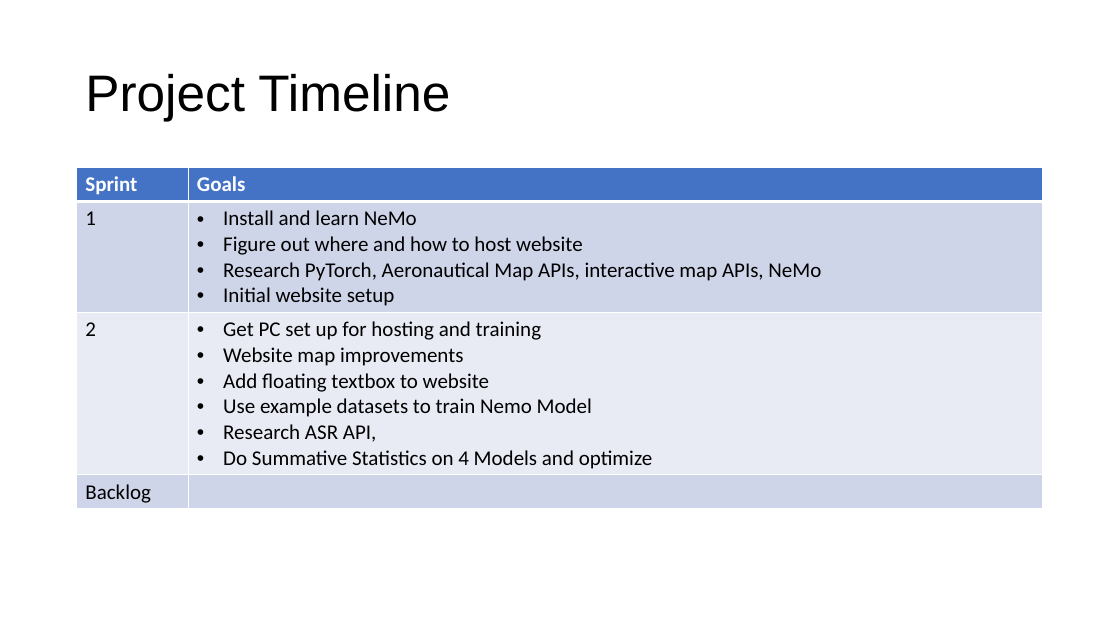
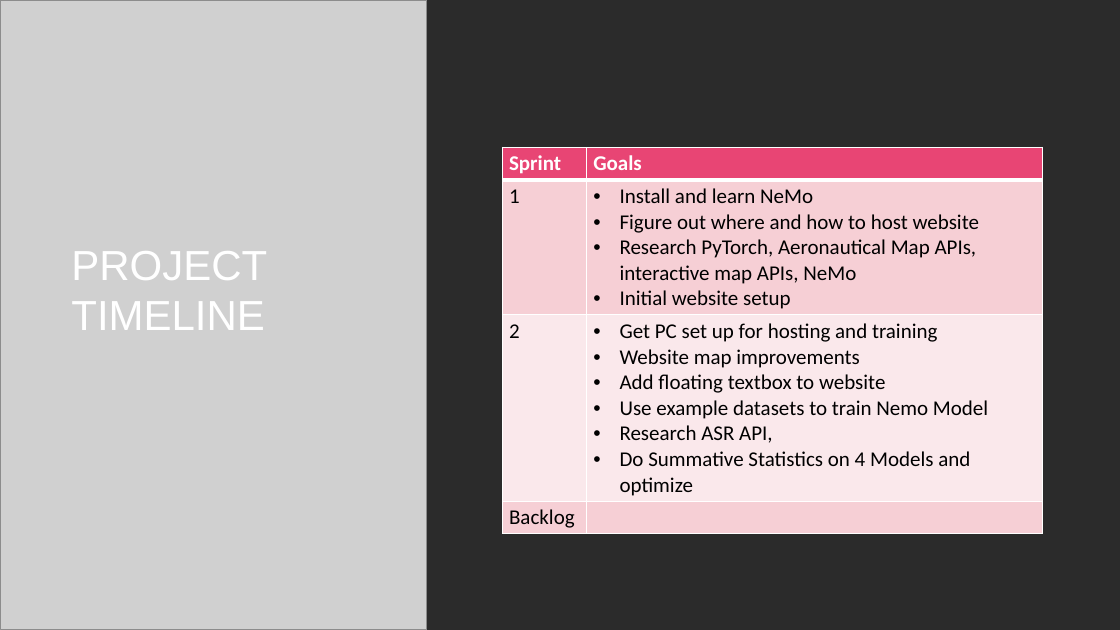
Before and after one commit to Burnetb8/Senior-Capstone, a slide deck: slide 9 of Documentation/Sprint 1 Pres.pptx. Drawn at 1120x630 pixels with LibreOffice and Linux fonts; fonts in the diff are those of the drawing; grey boxes stand for pictures; background and template pictures are left out; a plain dark background stands for a picture behind light text. Boxes give left, top, right and bottom in pixels: in the first picture for what was removed or moved away, otherwise in the second. Text is boxed around its words. In the diff, an @@ line names an element or a change of style, - is before the commit and + after.

Commit message:
Change theme

```diff
--- a/Documentation/Sprint 1 Pres.pptx
+++ b/Documentation/Sprint 1 Pres.pptx
@@ background #FFFFFF to picture (left out) @@
@@ picture added at [0,0,428,630] @@
@@ picture added at [0,0,427,630] @@
@@ rectangle added at [428,0,1120,630], fill #FFFFFF @@
@@ table at [502,148,1043,532] @@
@@ fill #4472C4 to #E84574 in row 1 @@
@@ fill #CFD5EA to #F6CFD6 in 4 cells @@
@@ fill #E9EBF5 to #FBE9EB in row 3 @@
@@ table: place and size @@
-table at [77,168,1044,507]
+table at [502,148,1043,532]
@@ title at [71,251,267,330]: text changed; size 44 to 36 pt; text colour #000000 to #FFFFFF @@
-Project Timeline
+PROJECT TIMELINE
```
Also in this commit, not shown: 9 other slides changed.
